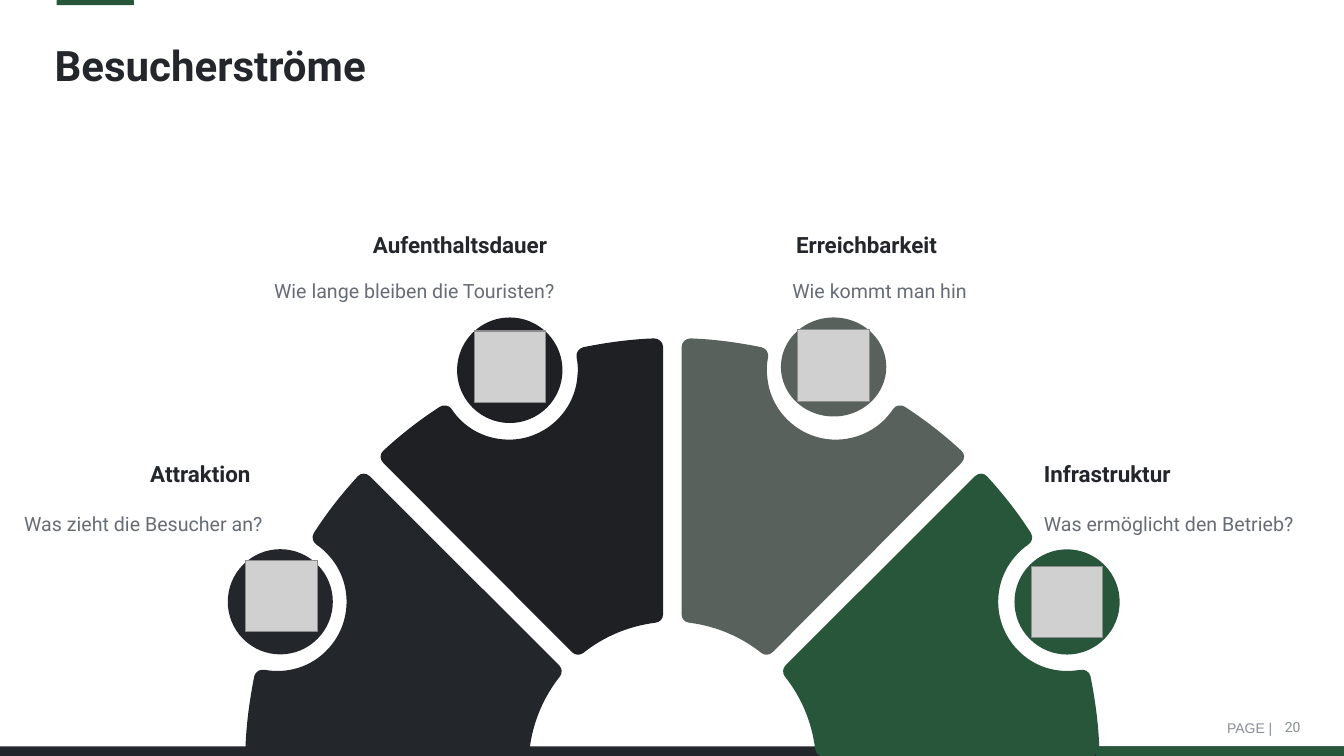
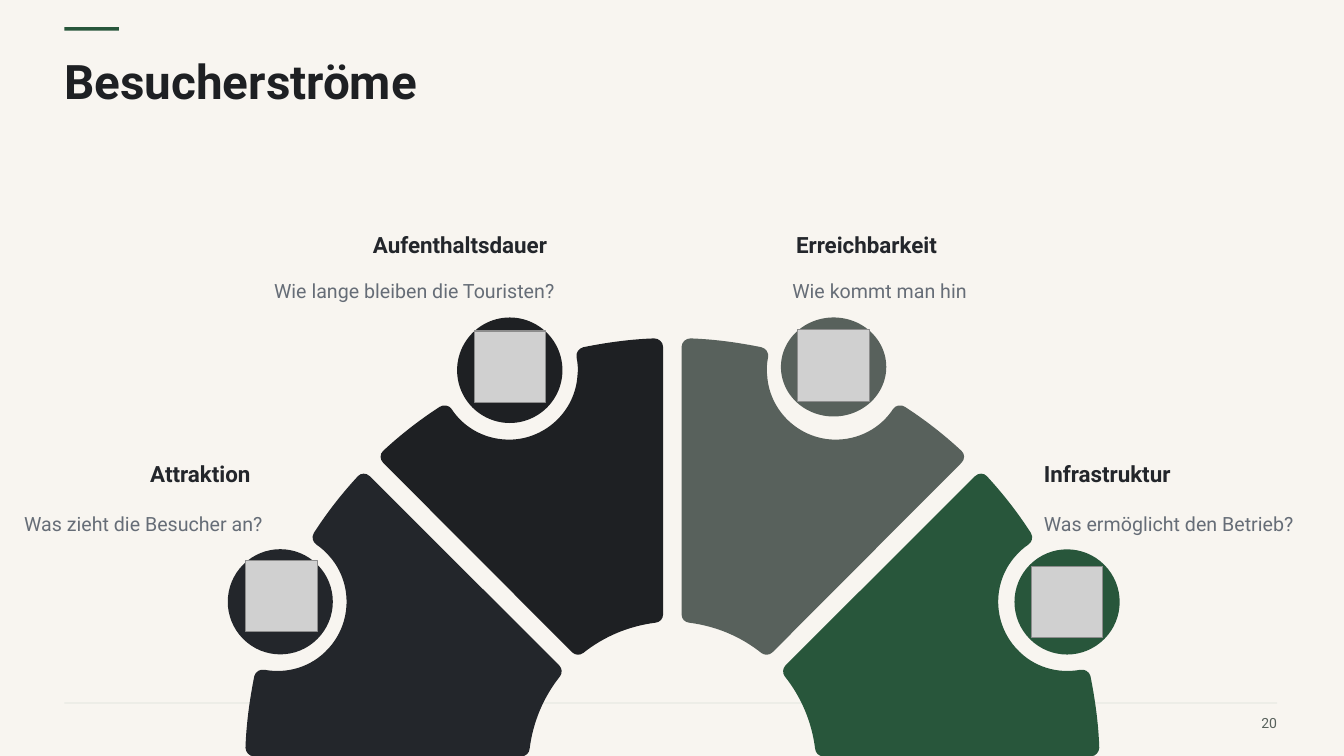
Before and after one commit to Mclement197/Economics-of-electromobility, a slide deck: slide 20 of website-src/downloads/VoltoShare-Praesentation.pptx. Drawn at 1344x756 pixels with LibreOffice and Linux fonts; fonts in the diff are those of the drawing; grey boxes stand for pictures. Boxes give left, top, right and bottom in pixels: in the first picture for what was removed or moved away, otherwise in the second. Text is boxed around its words. In the diff, an @@ line names an element or a change of style, - is before the commit and + after.

```diff
--- a/website-src/downloads/VoltoShare-Praesentation.pptx
+++ b/website-src/downloads/VoltoShare-Praesentation.pptx
@@ background #FFFFFF to #F8F5F0 @@
@@ rounded rectangle removed at [56,0,134,5] @@
@@ rectangle added at [65,27,119,31], fill #28563B @@
@@ rectangle removed at [1224,24,1344,89] @@
@@ title "Besucherströme": place and size @@
-title "Besucherströme" at [55,49,366,82]
+title "Besucherströme" at [65,63,417,100]
@@ title "Besucherströme" at [65,63,417,100]: size 30 to 34 pt, text colour #23262B to #1E2023; line spacing 0.9 to 1.06; more space between paragraphs; vertical alignment middle to top @@
@@ rectangle added at [65,703,1277,704], fill #D9DFD9 @@
@@ page number: place and size @@
-page number at [1285,722,1301,732]
+page number at [1261,718,1277,728]
@@ page number at [1261,718,1277,728]: text colour #878E98 to #58615C; line spacing 1 to 1.06; more space between paragraphs; vertical alignment middle to top @@
@@ freeform shape removed at [0,747,1344,756] @@
@@ freeform shape removed at [1096,747,1344,756] @@
@@ text removed at [1227,723,1265,733] @@
-PAGE |
```
Also in this commit, not shown: 48 other slides changed, 56 other files.
